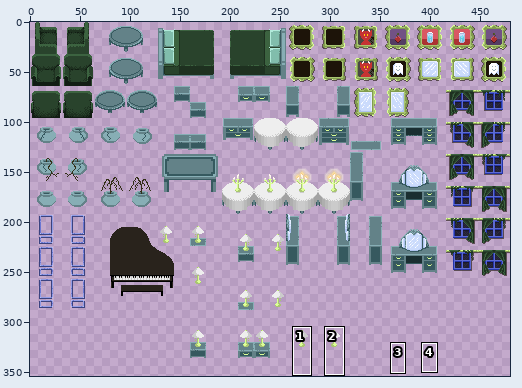
Sprite sheet, stored at assets/ghostProps02.png. The first picture is a wide view before the edit; the outline marks the close-up.
Close-up. Earlier state:
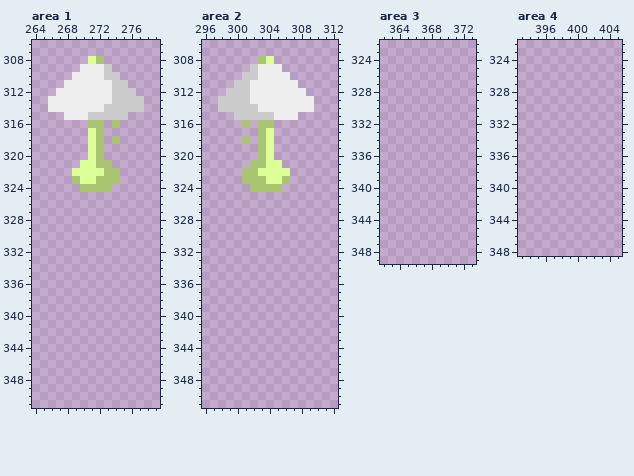
The file is 480x360 pixels. Colours within 5 levels of each other are drawn and written as one. Shown: area 1: x 264..279, y 306..351; area 2: x 296..312, y 306..351; area 3: x 362..373, y 322..349; area 4: x 393..405, y 322..348. The wide view leaves out empty margins. The commit also changed other parts of the picture, which this record leaves out.
After the commit:
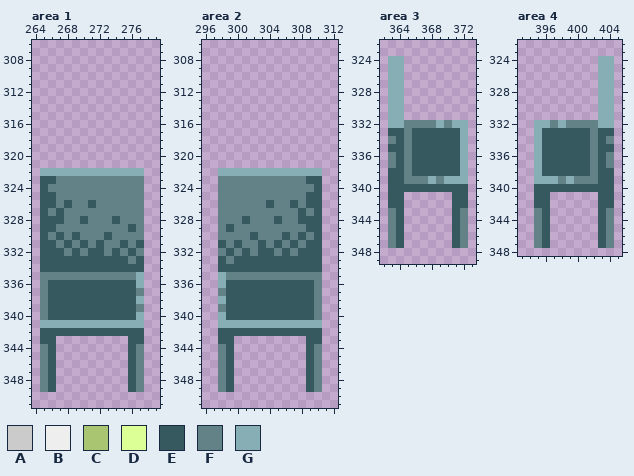
Palette (. is transparent): A #cbcbcb  B #eeeeee  C #a9c572  D #dcff96  E #36595f  F #638288  G #87aeb5
Diff:
Changed rows in their new state; - is an unchanged pixel.
Area 1:
first column x 265:
308 ------..-----
309 -----....----
310 ----......---
311 ---........--
312 --..........-
313 -............
314 -............
315 ---........--
316 ------..-.---
317 ------..-----
318 ------..-.---
319 ------..-----
320 ------..-----
321 -----....----
322 GGGGGGGGGGGGG
323 EEFFFFFFFFFFF
324 EFFFFFFFFFFFF
325 EEFFFFFFFFFFF
326 EEFEFFEFFFFFF
327 EFEFFFFFFFFFF
328 EEEFFEFFFEFFF
329 EEFFFFFFFFFEF
330 EFEFEFFFEFFFF
331 EEFEFEFEFFEFE
332 EEEFEFEEFEFEF
333 EEEEEEEEEEEFE
334 EEEEEEEEEEEEE
335 FFFFFFFFFFFFG
336 FEEEEEEEEEEEG
337 FEEEEEEEEEEEF
338 FEEEEEEEEEEEG
339 FEEEEEEEEEEEF
340 FEEEEEEEEEEEG
341 GGGGGGGGGGGGG
342 EEEEEEEEEEEEE
343 EE---------EE
344 FE---------EF
345 FE---------EF
346 FE---------EF
347 FE---------EF
348 FE---------EF
349 FE---------EF
Area 2:
first column x 298:
308 -----..------
309 ----....-----
310 ---......----
311 --........---
312 -..........--
313 ............-
314 ............-
315 --........---
316 ---.-..------
317 -----..------
318 ---.-..------
319 -----..------
320 -----..------
321 ----....-----
322 GGGGGGGGGGGGG
323 FFFFFFFFFFFEE
324 FFFFFFFFFFFFE
325 FFFFFFFFFFFEE
326 FFFFFFEFFEFEE
327 FFFFFFFFFFEFE
328 FFFEFFFEFFEEE
329 FEFFFFFFFFFEE
330 FFFFEFFFEFEFE
331 EFEFFEFEFEFEE
332 FEFEFEEFEFEEE
333 EFEEEEEEEEEEE
334 EEEEEEEEEEEEE
335 GFFFFFFFFFFFF
336 GEEEEEEEEEEEF
337 FEEEEEEEEEEEF
338 GEEEEEEEEEEEF
339 FEEEEEEEEEEEF
340 GEEEEEEEEEEEF
341 GGGGGGGGGGGGG
342 EEEEEEEEEEEEE
343 EE---------EE
344 FE---------EF
345 FE---------EF
346 FE---------EF
347 FE---------EF
348 FE---------EF
349 FE---------EF
Area 3:
first column x 363:
324 GG--------
325 GG--------
326 GG--------
327 GG--------
328 GG--------
329 GG--------
330 GG--------
331 GG--------
332 GGFFFFGFGG
333 EEFEEEEEEG
334 FEFEEEEEEG
335 EEFEEEEEEG
336 FEFEEEEEEG
337 FEFEEEEEEG
338 EEFEEEEEEG
339 EEFFFGFGGG
340 EEEEEEEEEE
341 EE------EE
342 EE------EE
343 FE------EF
344 FE------EF
345 FE------EF
346 FE------EF
347 FE------EF
Area 4:
first column x 395:
324 --------GG
325 --------GG
326 --------GG
327 --------GG
328 --------GG
329 --------GG
330 --------GG
331 --------GG
332 GGFGFFFFGG
333 GEEEEEEFEE
334 GEEEEEEFEF
335 GEEEEEEFEE
336 GEEEEEEFEF
337 GEEEEEEFEF
338 GEEEEEEFEE
339 GGGFGFFFEE
340 EEEEEEEEEE
341 EE------EE
342 EE------EE
343 FE------EF
344 FE------EF
345 FE------EF
346 FE------EF
347 FE------EF
Changed places in both close-ups, as pixel boxes (x1, y1, x2, y2):
changed: (40, 56, 144, 392)
changed: (218, 56, 322, 392)
added: (388, 56, 468, 248)
added: (534, 56, 614, 248)
